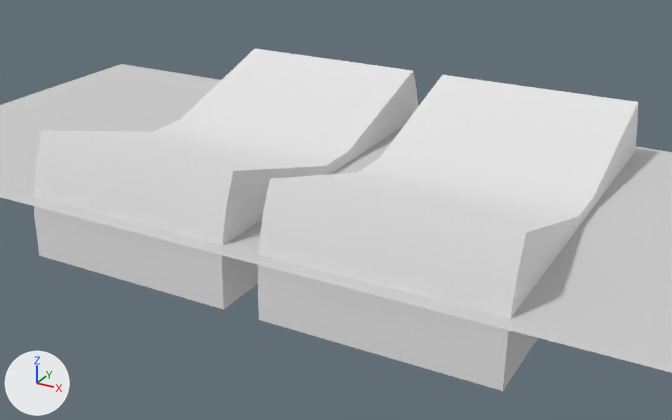
One commit to the Blender file Instruments/switches/switches.blend: the scene before it, then after it.
Before and after are seen from a 50 mm lens placed at (0.0103, -0.0644, 0.0265), pointed at (-0.024, -0.0021, -0.0047). Lighting does not change. The marker at lower left points along +X, +Y and +Z.

Script lines for the objects in view, before the commit:
```python
me_backplate = bpy.data.meshes.new('backplate')
me_backplate.from_pydata([(-0.064, 0.0, 0.018), (-0.064, 0.0, -0.018), (0.064, 0.0, -0.018), (0.064, 0.0, 0.018)], [], [(0, 3, 2, 1)])
me_backplate.polygons.foreach_set('use_smooth', [True] * 1)
me_backplate.materials.append(None)
me_fuel_pump = bpy.data.meshes.new('fuel pump')
me_fuel_pump.from_pydata(...)  # 49 vertices, 36 faces; spans x -0.009..0.009, y -0.017..0.017, z -0.003..0.007
me_fuel_pump.polygons.foreach_set('use_smooth', [True] * 36)
me_fuel_pump.materials.append(mat_switch)  # its picture is missing
me_landing_lights = bpy.data.meshes.new('landing lights')
me_landing_lights.from_pydata(...)  # 49 vertices, 36 faces; spans x -0.009..0.009, y -0.017..0.017, z -0.003..0.007
me_landing_lights.polygons.foreach_set('use_smooth', [True] * 36)
me_landing_lights.materials.append(mat_switch)  # its picture is missing
ob_backplate = bpy.data.objects.new('backplate', me_backplate)
ob_backplate.location = (0.0, 0.0, -0.002)
ob_backplate.rotation_euler = (1.571, 0.0, -3.142)  # degrees (90, 0, -180)
ob_backplate.material_slots[0].link = 'OBJECT'; ob_backplate.material_slots[0].material = mat_shiny_plastic  # light grey #cfcfcf
_m = ob_backplate.modifiers.new('EdgeSplit', 'EDGE_SPLIT')
_m.split_angle = 0.175
ob_fuel_pump = bpy.data.objects.new('fuel pump', me_fuel_pump)
ob_fuel_pump.location = (-0.034, 0.0, -0.004)
_m = ob_fuel_pump.modifiers.new('EdgeSplit', 'EDGE_SPLIT')
ob_landing_lights = bpy.data.objects.new('landing lights', me_landing_lights)
ob_landing_lights.location = (-0.013, 0.0, -0.004)
_m = ob_landing_lights.modifiers.new('EdgeSplit', 'EDGE_SPLIT')
```
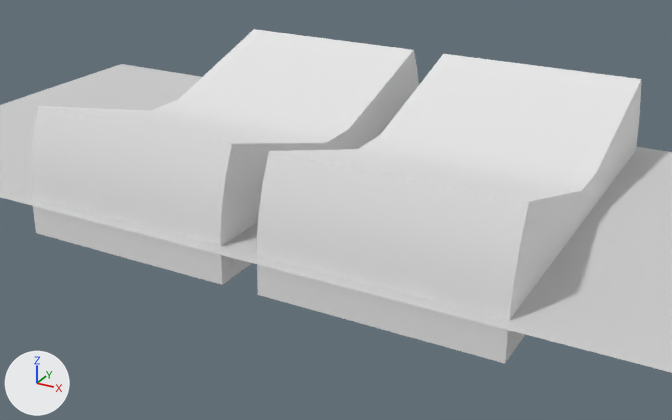
Diff of the bpy script that builds the scene:
```diff
--- a/Instruments/switches/switches.blend.py
+++ b/Instruments/switches/switches.blend.py
@@ ob_landing_lights @@
 ob_landing_lights = bpy.data.objects.new('landing lights', me_landing_lights)
-ob_landing_lights.location = (-0.013, 0.0, -0.004)
+ob_landing_lights.location = (-0.013, 0.0, -0.002)
 _m = ob_landing_lights.modifiers.new('EdgeSplit', 'EDGE_SPLIT')
@@ ob_fuel_pump @@
 ob_fuel_pump = bpy.data.objects.new('fuel pump', me_fuel_pump)
-ob_fuel_pump.location = (-0.034, 0.0, -0.004)
+ob_fuel_pump.location = (-0.034, 0.0, -0.002)
 _m = ob_fuel_pump.modifiers.new('EdgeSplit', 'EDGE_SPLIT')
```

Location of each change, (x1, y1, x2, y2) in pixels of the pictures (672 x 420 px):
'landing lights', moved: before (258, 75, 638, 391); after (257, 54, 641, 363)
'fuel pump', moved: before (34, 49, 418, 309); after (31, 29, 419, 285)
